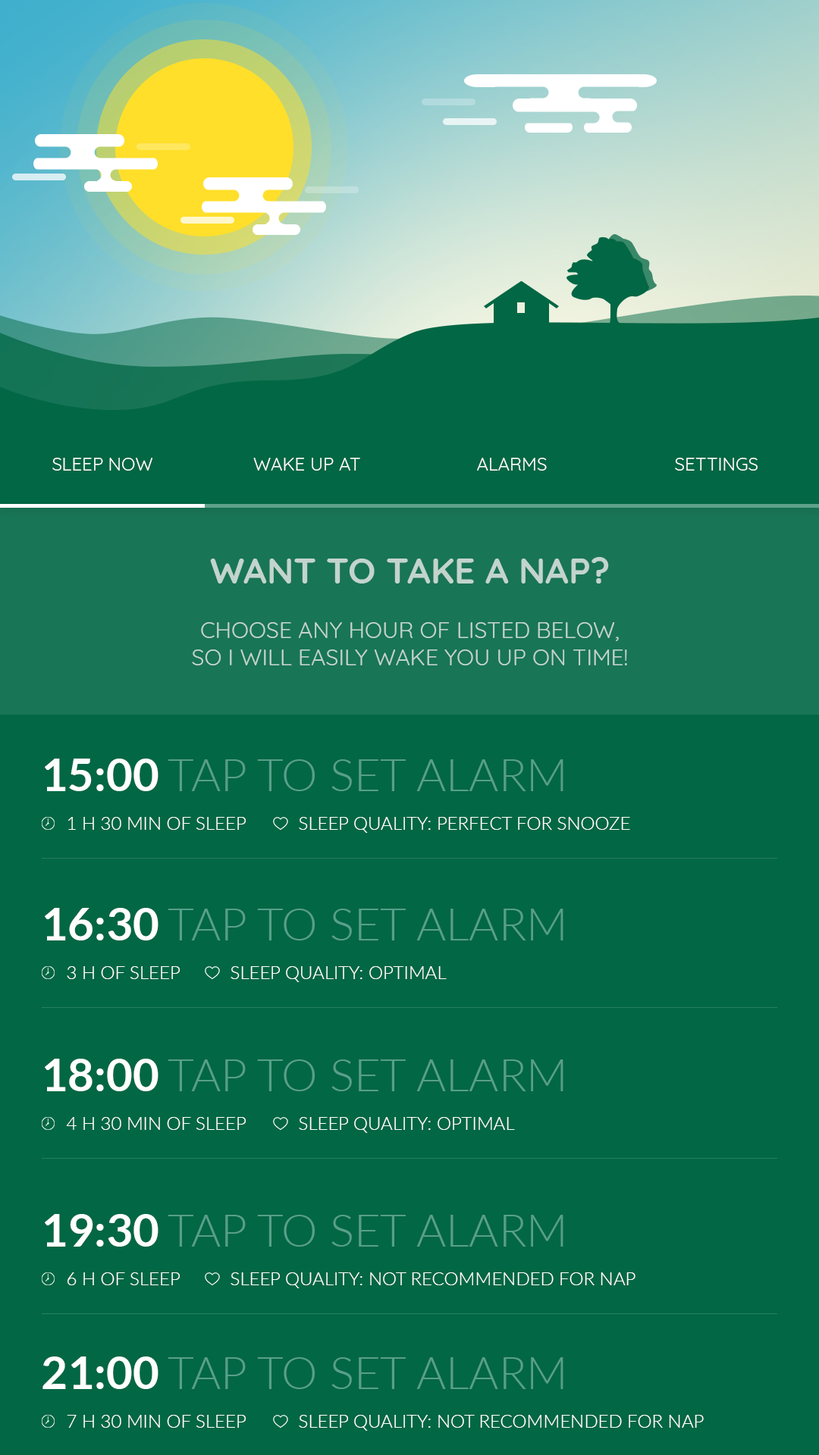
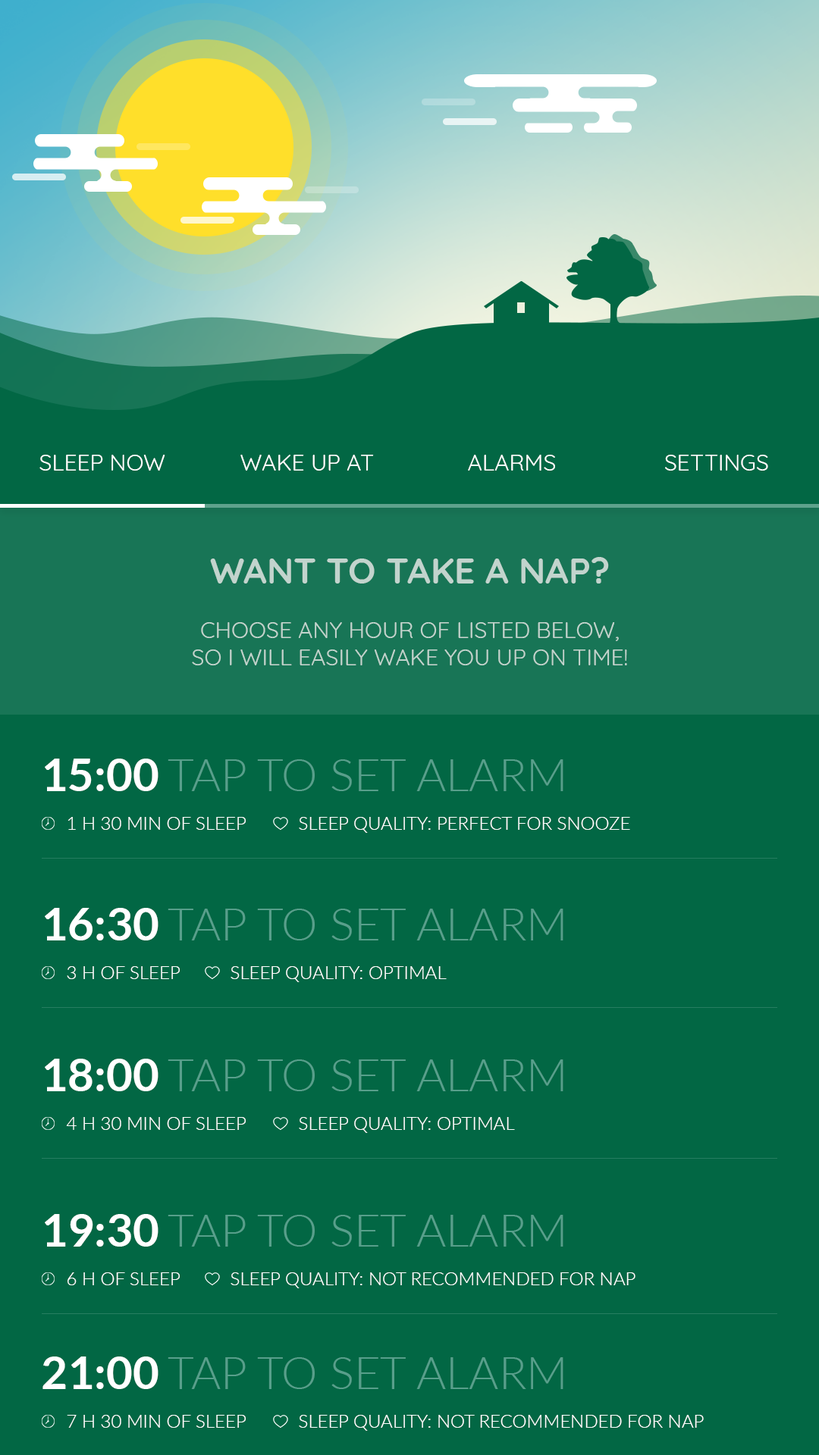
Before/after of a 819 × 1455 layered artwork. What changed in the layer stack:
painted on "SLEEP NOW" over [39, 454, 166, 471]
painted on "WAKE UP AT" over [240, 454, 374, 471]
painted on "ALARMS" over [467, 454, 555, 471]
painted on "SETTINGS" over [664, 454, 768, 471]
